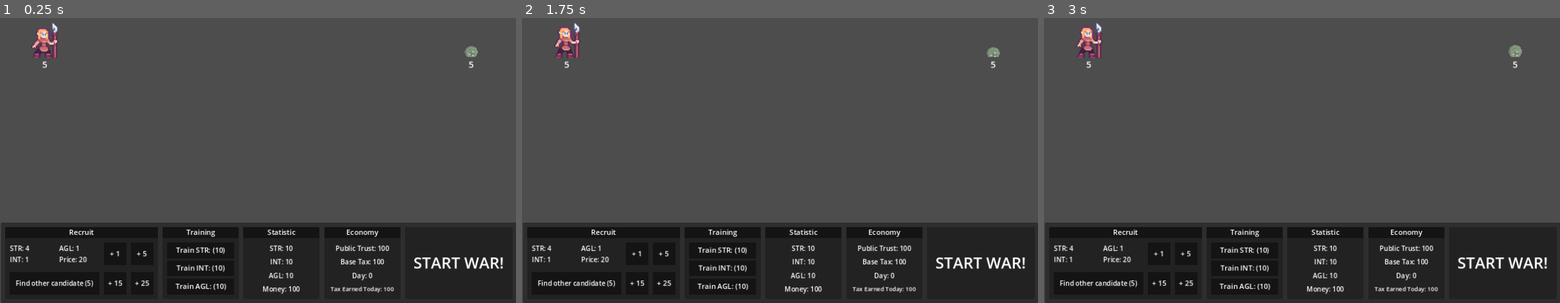
Above: before the commit, frames 1-3 (left to right).
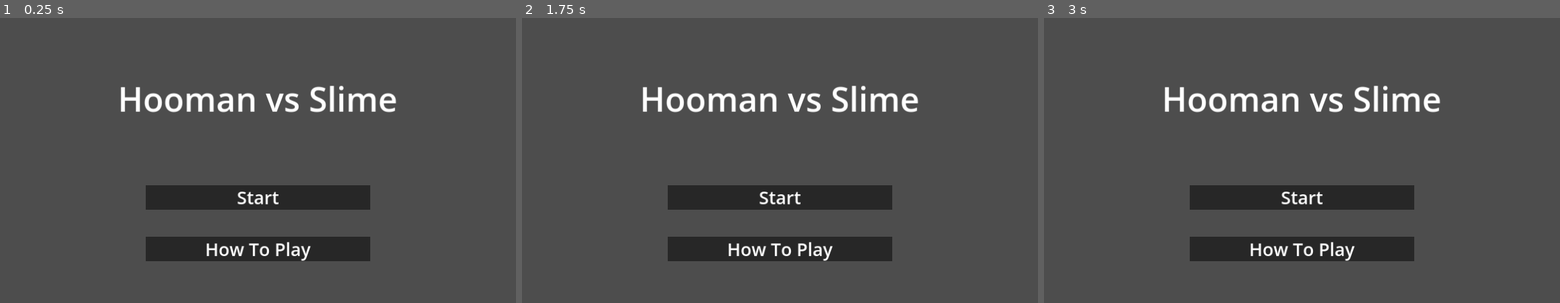
Above: after the commit, the same moments.

Repository: Stratmitos/game-dev-js-2025
Game: Godot game, scene res://MainMenu.tscn
Two runs of this game, one before a commit and one after it. Both use one fixed random seed, a clock stepped at 60 frames per second and the inputs below. Before the commit the project starts from res://Gameplay.tscn.
Inputs (mouse positions are in pixels of both pictures, inside the frame that each line leads up to):
- Up to frame 1 (0.25 s): no input
- Up to frame 2 (1.75 s): tap Enter at 0.5 s; move the mouse to (893, 143) at 0.52 s; click (893, 143) at 0.67 s; move the mouse to (676, 171) at 1.27 s; click (676, 171) at 1.42 s
- Up to frame 3 (3 s): tap Space at 2 s; move the mouse to (1353, 94) at 2.02 s; click (1353, 94) at 2.17 s; move the mouse to (1276, 217) at 2.77 s; click (1276, 217) at 2.92 s

The runs differ from the first frame. In frame 1, 31% of the frame differs, in the area x 0-100%, y 1-100%; in frame 2, 31%; in frame 3, 31%.

Commit message:
Add: Integrate main menu and guide

Diff:
--- /dev/null
+++ b/MainMenu.tscn
@@ -0,0 +1,105 @@
+[gd_scene load_steps=5 format=3 uid="uid://dcpwpugdsfu81"]
+
+[ext_resource type="Script" path="res://services/UI/MainMenu.gd" id="1_cp7ch"]
+[ext_resource type="Script" path="res://services/UI/GuidePanel.gd" id="1_sfbyg"]
+
+[sub_resource type="StyleBoxFlat" id="StyleBoxFlat_1t6fa"]
+bg_color = Color(0, 0, 0, 0.490196)
+
+[sub_resource type="StyleBoxFlat" id="StyleBoxFlat_7clkl"]
+bg_color = Color(0, 0, 0, 0.980392)
+
+[node name="Control" type="Control"]
+layout_mode = 3
+anchors_preset = 15
+anchor_right = 1.0
+anchor_bottom = 1.0
+grow_horizontal = 2
+grow_vertical = 2
+script = ExtResource("1_cp7ch")
+metadata/_edit_use_anchors_ = true
+
+[node name="Title" type="Label" parent="."]
+layout_mode = 1
+anchors_preset = -1
+anchor_right = 1.0
+anchor_bottom = 0.591049
+grow_horizontal = 2
+grow_vertical = 2
+theme_override_font_sizes/font_size = 75
+text = "Hooman vs Slime"
+horizontal_alignment = 1
+vertical_alignment = 1
+metadata/_edit_use_anchors_ = true
+
+[node name="Start" type="Label" parent="."]
+layout_mode = 1
+anchors_preset = -1
+anchor_left = 0.282986
+anchor_top = 0.592593
+anchor_right = 0.717014
+anchor_bottom = 0.677469
+grow_horizontal = 2
+grow_vertical = 2
+mouse_filter = 1
+theme_override_font_sizes/font_size = 40
+theme_override_styles/normal = SubResource("StyleBoxFlat_1t6fa")
+text = "Start"
+horizontal_alignment = 1
+vertical_alignment = 1
+metadata/_edit_use_anchors_ = true
+
+[node name="HowToPlay" type="Label" parent="."]
+layout_mode = 1
+anchors_preset = -1
+anchor_left = 0.282986
+anchor_top = 0.771605
+anchor_right = 0.717014
+anchor_bottom = 0.856481
+grow_horizontal = 2
+grow_vertical = 2
+mouse_filter = 1
+theme_override_font_sizes/font_size = 40
+theme_override_styles/normal = SubResource("StyleBoxFlat_1t6fa")
+text = "How To Play"
+horizontal_alignment = 1
+vertical_alignment = 1
+metadata/_edit_use_anchors_ = true
+
+[node name="GuidePanel" type="Panel" parent="."]
+visible = false
+layout_mode = 1
+anchors_preset = -1
+anchor_left = 0.174479
+anchor_top = 0.0833333
+anchor_right = 0.825521
+anchor_bottom = 0.854938
+grow_horizontal = 2
+grow_vertical = 2
+theme_override_styles/panel = SubResource("StyleBoxFlat_7clkl")
+script = ExtResource("1_sfbyg")
+metadata/_edit_use_anchors_ = true
+
+[node name="RichTextLabel" type="RichTextLabel" parent="GuidePanel"]
+layout_mode = 1
+anchors_preset = -1
+anchor_left = 0.0333333
+anchor_top = 0.05
+anchor_right = 0.966667
+anchor_bottom = 0.95
+grow_horizontal = 2
+grow_vertical = 2
+theme_override_font_sizes/normal_font_size = 22
+text = "lorem ipsum dolor"
+metadata/_edit_use_anchors_ = true
+
+[node name="Label" type="Label" parent="GuidePanel"]
+layout_mode = 0
+anchor_right = 0.272
+anchor_bottom = 0.046
+offset_right = -164.0
+text = " How To Play - Press ESC To Close"
+metadata/_edit_use_anchors_ = true
+
+[connection signal="gui_input" from="Start" to="." method="_on_start_gui_input"]
+[connection signal="gui_input" from="HowToPlay" to="." method="_on_how_to_play_gui_input"]
--- /dev/null
+++ b/SceneManager.gd
@@ -0,0 +1,19 @@
+extends Node
+
+var current_scene: Node = null
+
+func _ready() -> void:
+	var root = get_tree().root
+	current_scene = root.get_child(root.get_child_count() - 1)
+
+func goto_scene(path: String) -> void:
+	call_deferred("_deferred_goto_scene", path)
+
+func _deferred_goto_scene(path: String) -> void:
+	current_scene.free()
+
+	var next_scene = ResourceLoader.load(path)
+	current_scene = next_scene.instantiate()
+
+	get_tree().root.add_child(current_scene)
+	get_tree().current_scene = current_scene
--- a/project.godot
+++ b/project.godot
@@ -11,7 +11,7 @@
 [application]
 
 config/name="game-jam-js"
-run/main_scene="res://Gameplay.tscn"
+run/main_scene="res://MainMenu.tscn"
 config/features=PackedStringArray("4.2", "GL Compatibility")
 config/icon="res://icon.svg"
 
@@ -19,6 +19,7 @@
 
 AttributeHandler="*res://AttributeHandler.gd"
 MoneyHandler="*res://MoneyHandler.gd"
+SceneManager="*res://SceneManager.gd"
 
 [display]
 
--- /dev/null
+++ b/services/UI/GuidePanel.gd
@@ -0,0 +1,18 @@
+extends Panel
+
+func show_how_to_play() -> void:
+	show()
+	$RichTextLabel.clear()
+	$RichTextLabel.append_text("Objective:\nDefeat slimes for the next 10 days. Each day, you'll face slimes with different numbers and attributes.\n\n")
+	$RichTextLabel.append_text("Attribute:\n")
+	$RichTextLabel.append_text("Strength: Increases damage, defense, knockback resistance, and the ability to dominate friendly troops.\n")
+	$RichTextLabel.append_text("Intelligence: Increases critical rate & critical damage, as well as cowardice rate.\n")
+	$RichTextLabel.append_text("Agility: Increases movement and attack speed, evasion rate, and recklessness.\n\n")
+	$RichTextLabel.append_text("Other:\n")
+	$RichTextLabel.append_text("Winning a round increases public trust and earns you some loot money.\n")
+	$RichTextLabel.append_text("Losing a round decreases public trust. The game ends before the 10th day if you run out of money.\n")
+	$RichTextLabel.append_text("The higher the public trust, the more people are willing to pay taxes.\n")
+
+func _input(event) -> void:
+	if event.is_pressed() and InputMap.event_is_action(event, "ui_cancel") and visible:
+		hide()
--- /dev/null
+++ b/services/UI/MainMenu.gd
@@ -0,0 +1,9 @@
+extends Control
+
+func _on_start_gui_input(event):
+	if event is InputEventMouseButton and event.pressed:
+		SceneManager.goto_scene("uid://dpea6t40h1wiw")
+
+func _on_how_to_play_gui_input(event):
+	if event is InputEventMouseButton and event.pressed:
+		$GuidePanel.show_how_to_play()
